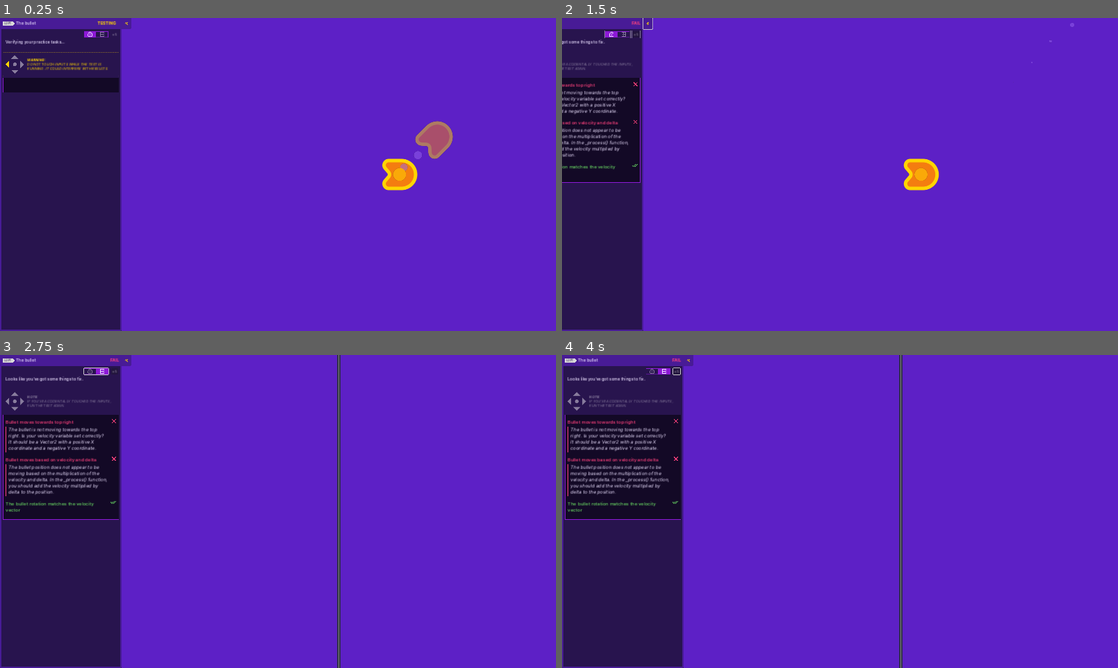
Above: before the commit, frames 1-4 (two rows, left to right).
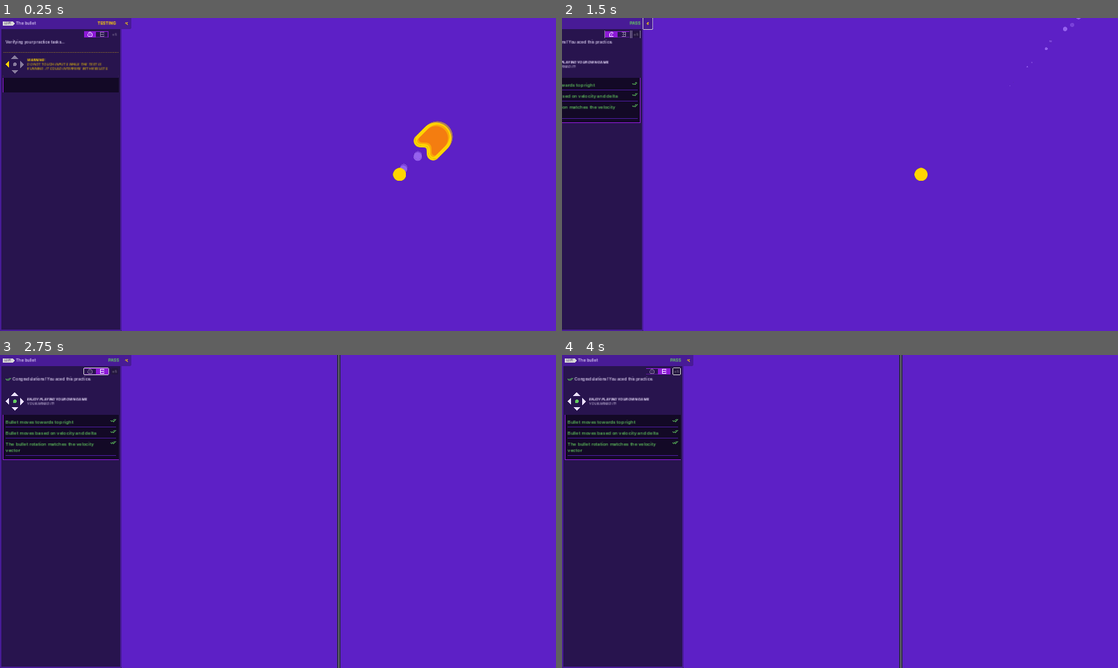
Above: after the commit, the same moments.

Repository: JuliaLui642/2d-GameDev-Courses
Game: Godot game, scene res://practices/L2.P1.bullet/bullet.tscn
Same seed, same stepped clock (60 frames per second), same inputs: the game is played once before the commit and once after it. This scene is started directly instead of the project's main scene.
Inputs (mouse positions are in pixels of both pictures, inside the frame that each line leads up to):
- Up to frame 1 (0.25 s): no input
- Up to frame 2 (1.5 s): click (689, 24) at 0.5 s; hold Right (move_right) from 1.28 s (still down); tap Space (boost) at 1.35 s
- Up to frame 3 (2.75 s): release Right (move_right) at 2 s; click (94, 370) at 2 s
- Up to frame 4 (4 s): tap Enter at 2.75 s; hold Down (move_down) 2.78-3.53 s; tap Space (boost) at 2.85, 3.5, 3.6 s; hold Right (move_right) from 3.53 s (still down)

The runs differ from the first frame. In frame 1, 1.1% of the frame differs, in the area x 68-82%, y 33-56%; in frame 2, 4.0%; in frame 3, 5.2%, in the area x 0-22%, y 1-53%; in frame 4, 5.2%.
Error before the commit: Parse Error: Expected indented block after function declaration. (res://practices/L2.P1.bullet/bullet.gd:8)

Commit message:
L2.P1 The Bullet

Diff:
--- a/04.to_space_and_beyond_workbook/practices/L2.P1.bullet/bullet.gd
+++ b/04.to_space_and_beyond_workbook/practices/L2.P1.bullet/bullet.gd
@@ -1,8 +1,10 @@
 extends Sprite2D
 
 # Change the bullet's velocity to move towards the top right.
-var velocity := Vector2(500, 0)
+var velocity := Vector2(480, -480)
 
 # Complete the process function to make the bullet move based on the velocity
 # vector. Also, rotate the bullet to match the velocity vector's angle.
 func _process(delta: float) -> void:
+	position += velocity * delta
+	rotation = velocity.angle()
